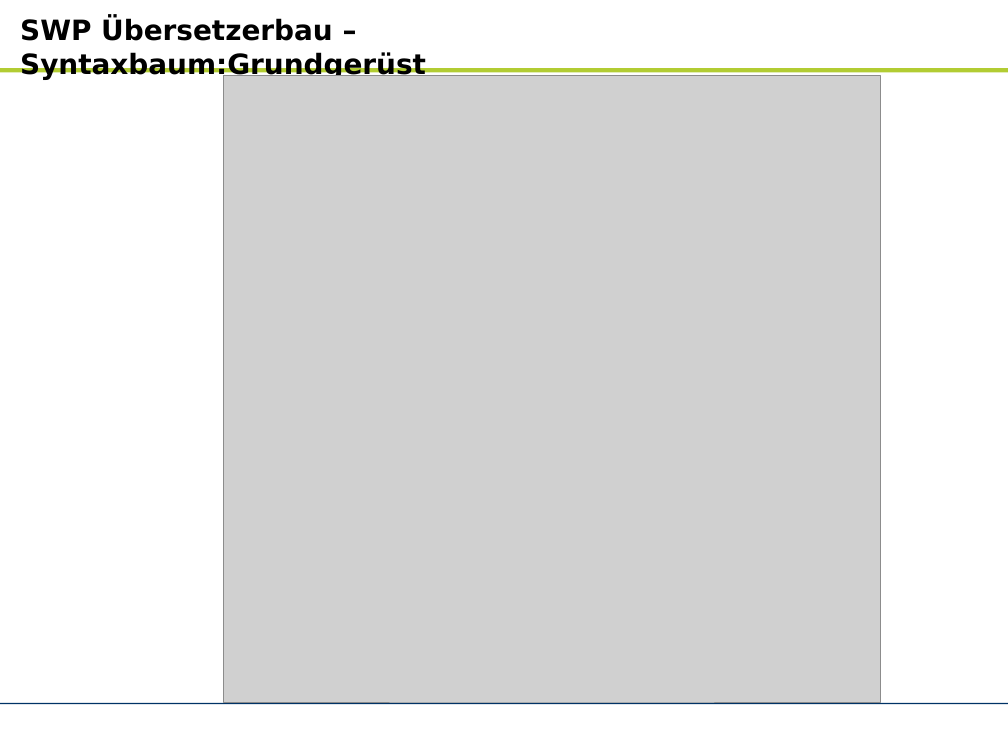
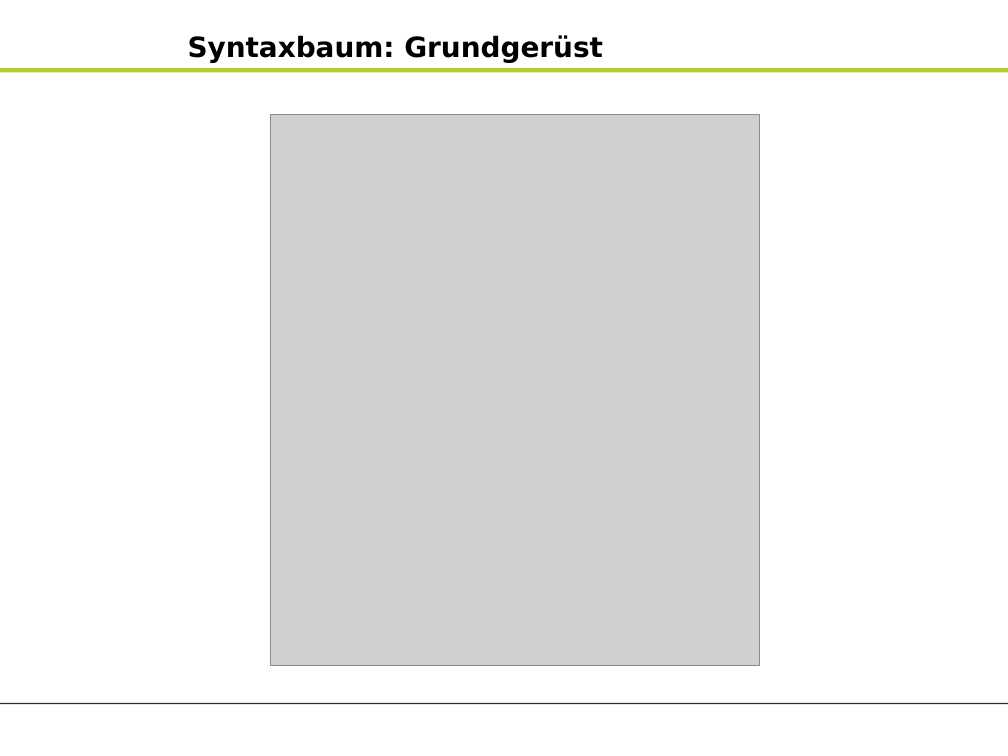
Before and after one commit to zhongxinhua/sose10-swp-uebersetzerbau, a slide deck: slide 10 of trunk/dokumentation/AR_SWP Uebersetzerbau (SS10)_v2.pptx (slide 8 before the commit). Drawn at 1008x756 pixels with LibreOffice and Linux fonts; fonts in the diff are those of the drawing; grey boxes stand for pictures; background and template pictures are left out. Boxes give left, top, right and bottom in pixels: in the first picture for what was removed or moved away, otherwise in the second. Text is boxed around its words. In the diff, an @@ line names an element or a change of style, - is before the commit and + after.

```diff
--- a/trunk/dokumentation/AR_SWP Uebersetzerbau (SS10)_v2.pptx
+++ b/trunk/dokumentation/AR_SWP Uebersetzerbau (SS10)_v2.pptx
@@ title at (188, 35, 603, 62): text changed @@
-SWP Übersetzerbau – Syntaxbaum:Grundgerüst
+Syntaxbaum: Grundgerüst
@@ picture: place and size @@
-picture at (223, 76, 881, 702)
+picture at (271, 114, 760, 666)
```
Also in this commit, not shown: 9 other slides changed, 3 slides added, 1 slide removed.
